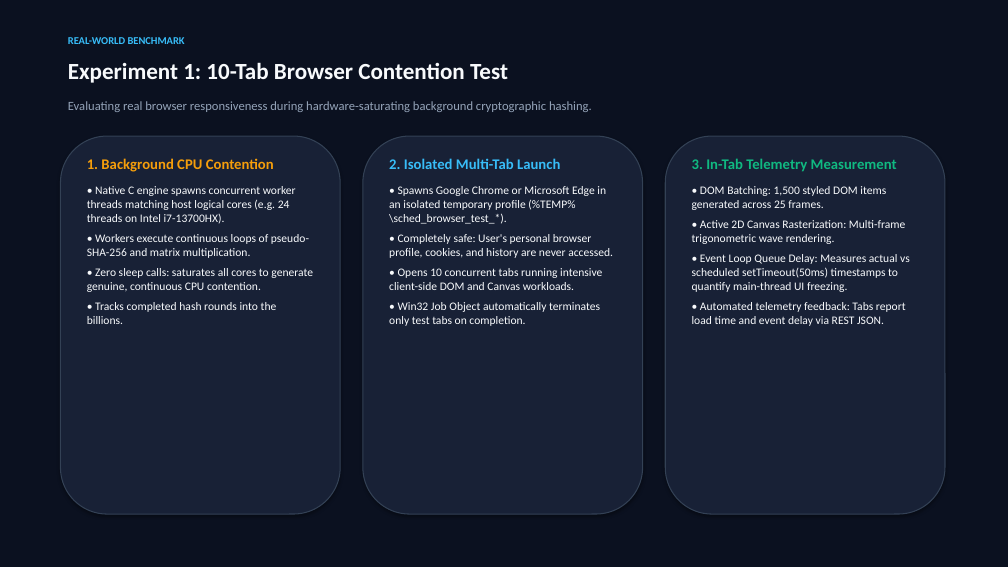
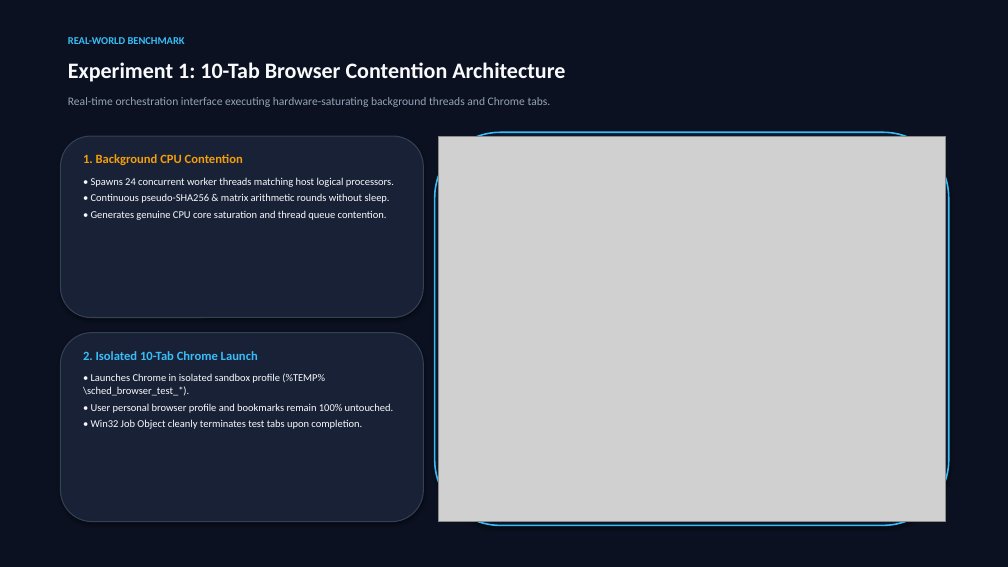
Before and after one commit to Aryan786122/adaptive-cpu-scheduling-optimizer, a slide deck: slide 5 of Adaptive_CPU_Scheduling_Optimizer_Presentation.pptx. Drawn at 1008x567 pixels with LibreOffice and Linux fonts; fonts in the diff are those of the drawing; grey boxes stand for pictures. Boxes give left, top, right and bottom in pixels: in the first picture for what was removed or moved away, otherwise in the second. Text is boxed around its words. In the diff, an @@ line names an element or a change of style, - is before the commit and + after.

Commit message:
Attach high-resolution screenshots of live browser benchmarks and theory lab to presentation deck

```diff
--- a/Adaptive_CPU_Scheduling_Optimizer_Presentation.pptx
+++ b/Adaptive_CPU_Scheduling_Optimizer_Presentation.pptx
@@ text at (68,62,565,82): text changed; size 22 to 21 pt @@
-Experiment 1: 10-Tab Browser Contention Test
+Experiment 1: 10-Tab Browser Contention Architecture
@@ text at (68,97,551,107): text changed; size 12 to 11 pt @@
-Evaluating real browser responsiveness during hardware-saturating background cryptographic hashing.
+Real-time orchestration interface executing hardware-saturating background threads and Chrome tabs.
@@ rounded rectangle: place and size @@
-rounded rectangle at (60,136,340,514)
+rounded rectangle at (60,136,423,318)
@@ rounded rectangle: place and size @@
-rounded rectangle at (665,136,945,514)
+rounded rectangle at (435,132,949,526)
@@ rounded rectangle at (435,132,949,526): fill #182136 to #0F172A; outline #334155 1 pt to #38BDF8 1.5 pt @@
@@ picture added at (439,136,945,522) @@
@@ text at (83,154,243,165): size 14 to 12 pt in "1. Background CPU Contention"; less space between paragraphs @@
@@ text at (91,177,394,220): text changed; size 11 to 10 pt @@
-• Native C engine spawns concurrent worker threads matching host logical cores (e.g. 24 threads on Intel i7-13700HX).
-• Workers execute continuous loops of pseudo-SHA-256 and matrix multiplication.
-• Zero sleep calls: saturates all cores to generate genuine, continuous CPU contention.
-• Tracks completed hash rounds into the billions.
+• Spawns 24 concurrent worker threads matching host logical processors.
+• Continuous pseudo-SHA256 & matrix arithmetic rounds without sleep.
+• Generates genuine CPU core saturation and thread queue contention.
@@ text removed at (692,158,910,326) @@
-3. In-Tab Telemetry Measurement
-• DOM Batching: 1,500 styled DOM items generated across 25 frames.
-• Active 2D Canvas Rasterization: Multi-frame trigonometric wave rendering.
-• Event Loop Queue Delay: Measures actual vs scheduled setTimeout(50ms) timestamps to quantify main-thread UI freezing.
-• Automated telemetry feedback: Tabs report load time and event delay via REST JSON.
@@ rounded rectangle: place and size @@
-rounded rectangle at (363,136,643,514)
+rounded rectangle at (60,333,423,522)
@@ text at (83,351,394,429): text changed; size 11 to 10 pt @@
-2. Isolated Multi-Tab Launch
-• Spawns Google Chrome or Microsoft Edge in an isolated temporary profile (%TEMP%\sched_browser_test_*).
-• Completely safe: User's personal browser profile, cookies, and history are never accessed.
-• Opens 10 concurrent tabs running intensive client-side DOM and Canvas workloads.
-• Win32 Job Object automatically terminates only test tabs on completion.
+2. Isolated 10-Tab Chrome Launch
+• Launches Chrome in isolated sandbox profile (%TEMP%\sched_browser_test_*).
+• User personal browser profile and bookmarks remain 100% untouched.
+• Win32 Job Object cleanly terminates test tabs upon completion.
```
Also in this commit, not shown: 7 other slides changed, 4 slides added, 2 slides removed, 12 other files.
